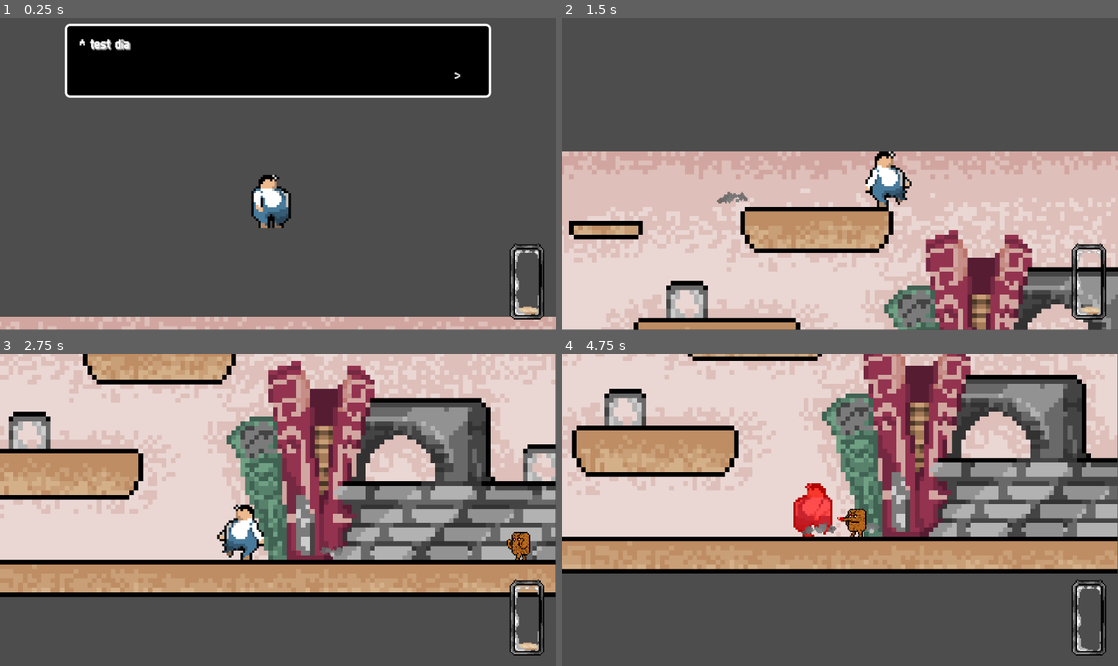
Above: before the commit, frames 1-4 (two rows, left to right).
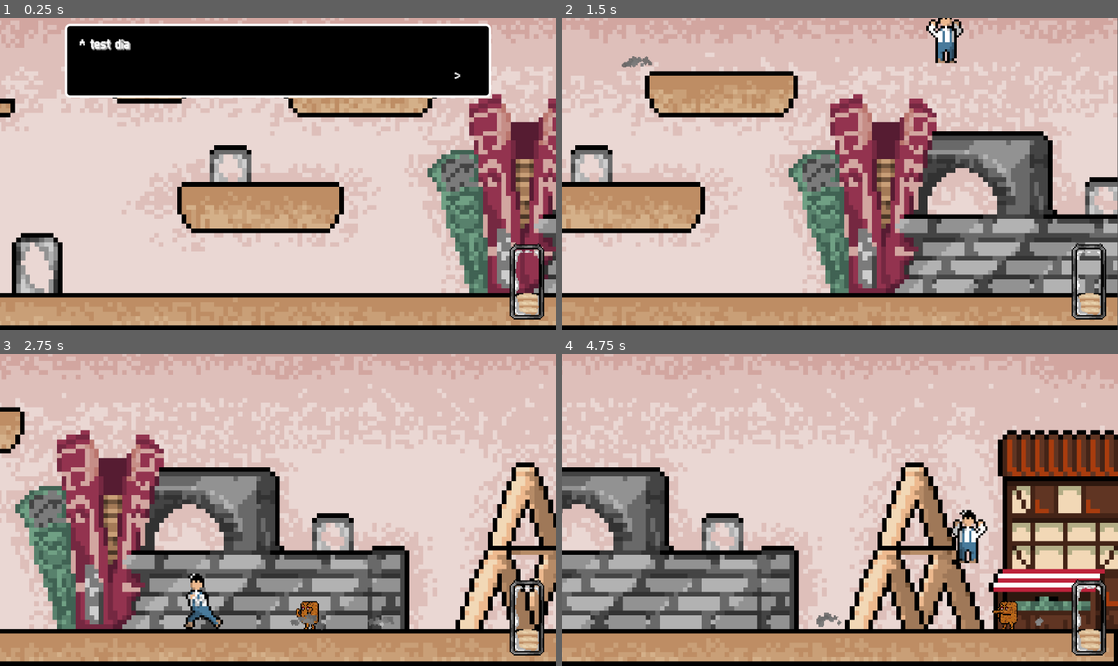
Above: after the commit, the same moments.

Repository: tixvage/bgj25.2
Game: Godot game, scene res://scenes/main.tscn
The game is run twice, just before and just after one commit, with the same random seed, the same clock (stepped at 60 frames per second) and the same inputs. The engine's default icon, where the game draws it, is replaced by a stand-in: a white triangle on a blue panel in a dark square. Sound files missing from this copy of the repository are replaced by a short silence.
Inputs (mouse positions are in pixels of both pictures, inside the frame that each line leads up to):
- Up to frame 1 (0.25 s): no input
- Up to frame 2 (1.5 s): move the mouse to (962, 158) at 0.52 s; hold D (move_right) from 0.53 s (still down); right-click (962, 158) at 0.6 s; tap W (move_up) at 0.77 s; tap X (text_read) at 0.8, 1.35 s; move the mouse to (728, 189) at 1.27 s
- Up to frame 3 (2.75 s): tap W (move_up) at 1.52 s; right-click (166, 525) at 1.55 s; move the mouse to (333, 441) at 2.02 s; release D (move_right) at 2.03 s; hold A (move_left) from 2.03 s (still down); right-click (333, 441) at 2.1 s; tap X (text_read) at 2.3 s
- Up to frame 4 (4.75 s): move the mouse to (812, 572) at 2.77 s; release A (move_left) at 2.78 s; hold D (move_right) 2.78-4.28 s; click (812, 572) at 2.85 s; tap W (move_up) at 3.02, 3.77, 4.52 s; right-click (812, 572) at 3.05 s; move the mouse to (1006, 556) at 3.52 s; tap X (text_read) at 3.6 s; move the mouse to (673, 463) at 4.27 s; hold A (move_left) from 4.28 s (still down); right-click (673, 463) at 4.35 s

The runs differ from the first frame. In frame 1, 79% of the frame differs, in the area x 0-100%, y 0-100%; in frame 2, 88%; in frame 3, 88%; in frame 4, 86%.

Commit message:
story manager + general fixe

Diff:
--- a/scenes/demo_world.tscn
+++ b/scenes/demo_world.tscn
@@ -1057,7 +1057,11 @@
 
 [node name="Camera2D" type="Camera2D" parent="."]
 unique_name_in_owner = true
-position = Vector2(336, 200)
+position = Vector2(336, 466)
+limit_left = -358
+limit_right = 1082
+limit_smoothed = true
+editor_draw_limits = true
 script = ExtResource("4_tccpi")
 
 [node name="Player" type="CharacterBody2D" parent="."]
@@ -1138,6 +1142,8 @@
 [node name="CollisionShape2D" type="CollisionShape2D" parent="Player/RollArea"]
 shape = SubResource("RectangleShape2D_p0g0p")
 
+[node name="WorldEnvironment" type="WorldEnvironment" parent="."]
+
 [connection signal="animation_changed" from="Player/Root/AnimatedSprite2D" to="Player" method="_on_animated_sprite_2d_animation_changed"]
 [connection signal="animation_finished" from="Player/Root/AnimatedSprite2D" to="Player" method="_on_animated_sprite_2d_animation_finished"]
 [connection signal="timeout" from="Player/GhostSpawnTimer" to="Player" method="_on_ghost_spawn_timer_timeout"]
--- a/scenes/enemy_bandim.tscn
+++ b/scenes/enemy_bandim.tscn
@@ -9,7 +9,7 @@
 script = ExtResource("2_78ggm")
 type = 1
 xp_gain = 20
-xp_steal = 10.0
+xp_steal = 0.0
 metadata/_custom_type_script = "uid://cper3rsha37eo"
 
 [sub_resource type="RectangleShape2D" id="RectangleShape2D_nq4ng"]
--- a/scenes/enemy_lotus.tscn
+++ b/scenes/enemy_lotus.tscn
@@ -9,7 +9,7 @@
 script = ExtResource("2_gqwvd")
 type = 0
 xp_gain = 20
-xp_steal = 10.0
+xp_steal = 0.0
 metadata/_custom_type_script = "uid://cper3rsha37eo"
 
 [sub_resource type="RectangleShape2D" id="RectangleShape2D_1464v"]
--- a/scenes/main.tscn
+++ b/scenes/main.tscn
@@ -19,6 +19,7 @@
 [ext_resource type="Script" uid="uid://bxfygrl2at6dk" path="res://scripts/projectile_manager.gd" id="14_muem4"]
 [ext_resource type="Script" uid="uid://dtkfhkhrr07r6" path="res://scripts/projectile.gd" id="15_0ld40"]
 [ext_resource type="PackedScene" uid="uid://dthdklvf1d3kn" path="res://scenes/bandim_projectile.tscn" id="16_gqmmt"]
+[ext_resource type="Script" uid="uid://l0pop8d7w0mg" path="res://scripts/story_manager.gd" id="17_gqmmt"]
 
 [sub_resource type="Resource" id="Resource_jyhfs"]
 script = ExtResource("3_sugp2")
@@ -123,6 +124,9 @@
 script = ExtResource("14_muem4")
 projectiles = Array[ExtResource("15_0ld40")]([SubResource("Resource_yc10j")])
 
+[node name="StoryManager" type="Node" parent="."]
+script = ExtResource("17_gqmmt")
+
 [node name="GUI" type="Control" parent="."]
 unique_name_in_owner = true
 layout_mode = 3
--- a/scripts/camera_manager.gd
+++ b/scripts/camera_manager.gd
@@ -17,7 +17,8 @@
 
 
 func _physics_process(delta: float) -> void:
-	actual_cam_pos = actual_cam_pos.lerp(Global.player_manager.player.global_position, delta * 3)
+	var player_with_x = Vector2(Global.player_manager.player.global_position.x, camera.global_position.y)
+	actual_cam_pos = actual_cam_pos.lerp(player_with_x, delta * 3)
 	var cam_subpixel_offset: Vector2 = actual_cam_pos.round() - actual_cam_pos
 	var cam_diff_offset: Vector2 = camera.offset.round() - camera.offset
 	Global.world_viewport.material.set_shader_parameter("cam_offset", cam_subpixel_offset + cam_diff_offset)
--- a/scripts/enemy_bandim.gd
+++ b/scripts/enemy_bandim.gd
@@ -170,7 +170,7 @@
 
 		velocity.x = global_position.direction_to(Vector2(target_x, global_position.y)).x * SPEED
 		if obstacle_ray.is_colliding() and is_on_floor():
-			velocity.y = -300
+			velocity.y = -400
 		if skipped_possible_jump and head_ray.is_colliding():
 			skipped_possible_jump = false
 		if optional_jump_ray.is_colliding() and is_on_floor() and not head_ray.is_colliding():
@@ -207,7 +207,7 @@
 	elif state == State.RANDOM:
 		velocity.x = global_position.direction_to(Vector2(current_target_x, global_position.y)).x * SPEED
 		if obstacle_ray.is_colliding() and is_on_floor():
-			velocity.y = -300
+			velocity.y = -400
 		#worst shit
 		if skipped_possible_jump and head_ray.is_colliding():
 			skipped_possible_jump = false
@@ -247,11 +247,19 @@
 	sprite.material.set_shader_parameter("line_scale", 0.0)
 
 
+func kill_if_not_already() -> void:
+	velocity.x = 0
+	$DeadArea/CollisionShape2D.disabled = false
+	$DashHurtArea/CollisionShape2D.disabled = true
+	change_state(State.WAIT_FOR_EAT)
+
+
 func _on_animated_sprite_2d_animation_finished() -> void:
 	if sprite.animation == "die":
 		$DeadArea/CollisionShape2D.disabled = false
 		$DashHurtArea/CollisionShape2D.disabled = true
 		change_state(State.WAIT_FOR_EAT)
+		Global.stat_manager.new_kill()
 
 
 func _on_player_chase_area_area_entered(area: Area2D) -> void:
--- a/scripts/enemy_lotus.gd
+++ b/scripts/enemy_lotus.gd
@@ -172,7 +172,7 @@
 
 		velocity.x = global_position.direction_to(Vector2(target_x, global_position.y)).x * SPEED
 		if obstacle_ray.is_colliding() and is_on_floor():
-			velocity.y = -300
+			velocity.y = -400
 		if skipped_possible_jump and head_ray.is_colliding():
 			skipped_possible_jump = false
 		if optional_jump_ray.is_colliding() and is_on_floor() and not head_ray.is_colliding():
@@ -216,7 +216,7 @@
 	elif state == State.RANDOM:
 		velocity.x = global_position.direction_to(Vector2(current_target_x, global_position.y)).x * SPEED
 		if obstacle_ray.is_colliding() and is_on_floor():
-			velocity.y = -300
+			velocity.y = -400
 		#worst shit
 		if skipped_possible_jump and head_ray.is_colliding():
 			skipped_possible_jump = false
@@ -256,11 +256,19 @@
 	sprite.material.set_shader_parameter("line_scale", 0.0)
 
 
+func kill_if_not_already() -> void:
+	velocity.x = 0
+	$DeadArea/CollisionShape2D.disabled = false
+	$DashHurtArea/CollisionShape2D.disabled = true
+	change_state(State.WAIT_FOR_EAT)
+
+
 func _on_animated_sprite_2d_animation_finished() -> void:
 	if sprite.animation == "die":
 		$DeadArea/CollisionShape2D.disabled = false
 		$DashHurtArea/CollisionShape2D.disabled = true
 		change_state(State.WAIT_FOR_EAT)
+		Global.stat_manager.new_kill()
 
 
 func _on_player_chase_area_area_entered(area: Area2D) -> void:
--- a/scripts/enemy_manager.gd
+++ b/scripts/enemy_manager.gd
@@ -7,9 +7,15 @@
 
 var lock: bool = false
 
-# Called when the node enters the scene tree for the first time.
+
 func _ready() -> void:
 	Global.enemy_manager = self
+
+
+func kill_all() -> void:
+	var enemies := spawner.pool.get_children()
+	for enemy in enemies:
+		enemy.kill_if_not_already()
 
 
 # Called every frame. 'delta' is the elapsed time since the previous frame.
--- a/scripts/global.gd
+++ b/scripts/global.gd
@@ -9,6 +9,8 @@
 var particle_manager: ParticleManager
 var projectile_manager: ProjectileManager
 var stat_manager: StatManager
+var story_manager: StoryManager
+var dialogue_manager: DialogueManager
 var world_viewport: SubViewportContainer
 var rng: RandomNumberGenerator = RandomNumberGenerator.new()
 const EPS: float = 3.0
--- a/scripts/player.gd
+++ b/scripts/player.gd
@@ -52,6 +52,7 @@
 	chocolate_amount = 0
 	sprite.material.set_shader_parameter("chocolate_amount", chocolate_amount)
 	current_data += 1
+	print(xp)
 
 
 func previous_data() -> void:
@@ -63,7 +64,7 @@
 
 func _ready() -> void:
 	Global.player_manager.player = self
-	change_data(3)
+	change_data(0)
 	add_xp(50)
 	play_animation("idle")
 
@@ -121,9 +122,9 @@
 	xp += amount
 	xp = clamp(xp, 0.0, data.required_xp_for_next)
 	Global.stat_manager.update_xp(xp, data.required_xp_for_next)
-	if xp == data.required_xp_for_next:
+	if xp == data.required_xp_for_next and amount > 0:
 		get_fat()
-	elif xp == 0.0:
+	elif xp == 0.0 and amount < 0:
 		get_skinny()
 
 
@@ -174,6 +175,10 @@
 
 func _process(delta: float) -> void:
 	if velocity.x != 0: root.scale.x = 1 if velocity.x > 0 else -1
+
+	if Global.story_manager.locked:
+		play_animation("idle")
+		return
 
 	var anim := get_animation()
 	if not anim in ["hit", "dash_end", "finger", "river", "change", "roll"]:
@@ -217,6 +222,7 @@
 				var xp_gain: float = body.get_parent().eat()
 				play_animation(eat_animations[randi() % len(eat_animations)])
 				add_xp(xp_gain)
+				Global.stat_manager.new_eat()
 				break
 
 
@@ -232,16 +238,20 @@
 						  or data.extra_fat
 	var can_move: bool = not is_dashing and not locked
 	var anim := get_animation()
-	var can_roll: bool = anim in ["roll"] and data.extra_fat
-
+	var can_roll: bool = anim in ["roll"] and not Global.story_manager.locked
 	var accel = ground_accel if on_floor else air_accel
 
 	if not on_floor:
 		velocity += get_gravity() * delta
 
+	if Global.story_manager.locked:
+		velocity.x = 0
+		return
+
 	if Input.is_action_just_pressed("move_down") and can_dash:
 		if data.extra_fat:
-			play_animation("roll")
+			if not Global.story_manager.locked:
+				play_animation("roll")
 		else:
 			start_dash()
 
@@ -298,6 +308,15 @@
 	move_and_slide()
 
 
+func lock() -> void:
+	sprite.stop()
+	play_animation("idle")
+	locked = true
+
+func unlock() -> void:
+	locked = false
+
+
 func _on_ghost_spawn_timer_timeout() -> void:
 	return
 	var ghost_instance = player_ghost_scene.instantiate()
@@ -308,7 +327,7 @@
 func _on_animated_sprite_2d_animation_finished() -> void:
 	var anim := get_animation()
 	#if anim in ["dash_end", "river", "finger"]:
-	locked = false
+	if not Global.story_manager.locked: locked = false
 	if anim in ["change"]:
 		add_xp(0)
 	if anim in ["hit", "dash_end", "river", "finger", "change", "roll"]:
--- a/scripts/stat_manager.gd
+++ b/scripts/stat_manager.gd
@@ -3,6 +3,8 @@
 
 @onready var xp_layer: CanvasLayer = $"../GUI/XpLayer"
 
+var total_kill: int = 0
+var total_eat: int = 0
 
 func _ready() -> void:
 	Global.stat_manager = self
@@ -13,5 +15,13 @@
 	pass
 
 
-func _process(delta: float) -> void:
-	pass
+func new_eat() -> void:
+	total_eat += 1
+	if total_eat == 1:
+		Global.story_manager.first_eat()
+
+
+func new_kill() -> void:
+	total_kill += 1
+	if total_kill == 1:
+		Global.story_manager.first_kill()
--- /dev/null
+++ b/scripts/story_manager.gd
@@ -0,0 +1,40 @@
+class_name StoryManager extends Node
+
+const first_kill_text: Array[String] = [
+	"""After approaching the dead cookies, you can eat them by pressing the right mouse button.""",
+]
+
+const first_eat_text: Array[String] = [
+	"""There is a jar at the bottom right of the screen. The more cookies you have collected, the closer you are to the next level.""",
+	"""your mom.""",
+]
+
+var locked: bool = false
+
+func _ready() -> void:
+	Global.story_manager = self
+
+
+func lock_everything(clear_enemies: bool = false) -> void:
+	locked = true
+	if clear_enemies:
+		Global.enemy_manager.kill_all()
+	Global.enemy_manager.lock = true
+	Global.player_manager.player.unlock()
+
+
+func unlock_everything() -> void:
+	locked = false
+	Global.enemy_manager.lock = false
+	Global.player_manager.player.lock()
+
+
+func run_dialogue(texts: Array[String], clear_enemies: bool = false) -> void:
+	lock_everything(clear_enemies)
+	for text in texts:
+		await Global.dialogue_manager.enable_dialogue(text)
+	unlock_everything()
+
+
+func first_kill() -> void: run_dialogue(first_kill_text, true)
+func first_eat() -> void: run_dialogue(first_eat_text)
--- a/scripts/text_box.gd
+++ b/scripts/text_box.gd
@@ -1,4 +1,4 @@
-class_name DialogueBox extends MarginContainer
+class_name DialogueManager extends MarginContainer
 
 @onready var texture_node: TextureRect = $MarginContainer/HBoxContainer/Texture
 @onready var text_node: RichTextLabel = $MarginContainer/HBoxContainer/Text
@@ -12,6 +12,8 @@
 var speeding_up: bool = false
 var text_running: bool = false
 
+signal current_text_finished
+
 const demo_string = """Demo message (Press 'X' to speed up then close):
 [color=#dddddd]Lorem ipsum dolor sit amet, consectetur adipiscing elit, sed do eiusmod tempor incididunt ut labore et d …(183 unchanged characters)…
 """
@@ -22,11 +24,11 @@
 	return float(len(demo_string)) / float(len(text_node.text))
 
 func _ready() -> void:
+	Global.dialogue_manager = self
 	texture_minimum_size = texture_node.custom_minimum_size.x
 	enable_dialogue(tutorial_text)
 
-func enable_dialogue(text: String, texture: Texture2D = null) -> void:
-	if Global.player_manager.player: Global.player_manager.player.locked = true
+func enable_dialogue(text: String, texture: Texture2D = null) -> Signal:
 	speeding_up = false
 	visible = true
 	text_running = true
@@ -42,12 +44,14 @@
 
 	text_node.text = text
 
+	return current_text_finished
+
 func disable_dialog() -> void:
-	Global.player_manager.player.locked = false
 	speeding_up = false
 	texture_node.texture = null
 	text_node.text = ""
 	visible = false
+	current_text_finished.emit()
 
 
 func _process(delta: float) -> void:
Not shown: 1 places in scenes/main.tscn that only renumber resources
Not shown, added: scripts/story_manager.gd.uid
